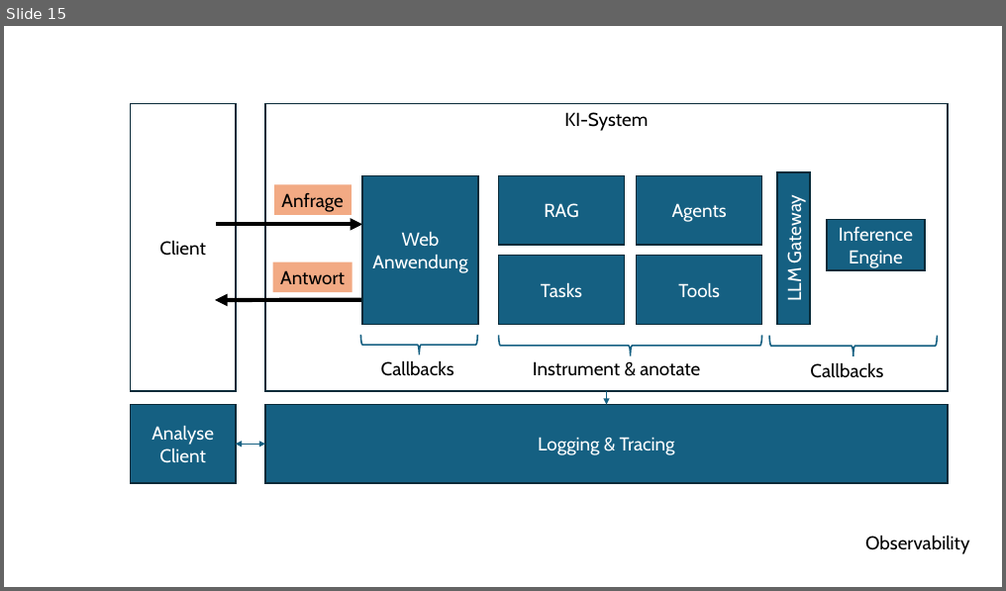
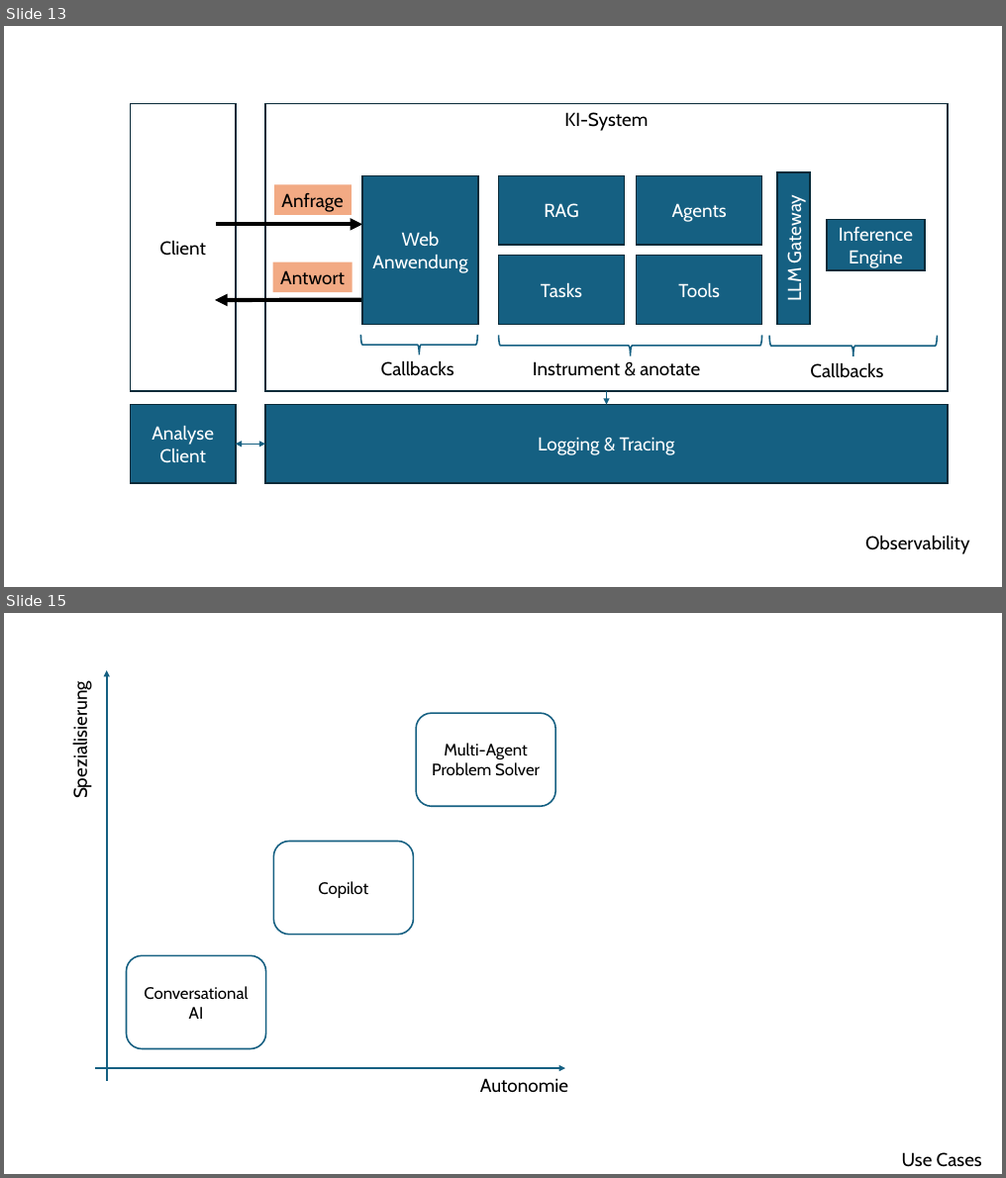
Before and after one commit to dneumnn/RAKIPOEV, a slide deck: RAKIPOEV-docs/docs/ppt/Building-Blocks.pptx. Shown one above the other, each under a label of ours: slide 15 before the commit, slides 13 and 15 after it; the slides between them are not shown. The pictures are 1006x591 and 1006x1178 pixels, drawn with LibreOffice and Linux fonts; fonts in the diff are those of the drawing. Boxes give left, top, right and bottom in pixels: in the first picture for what was removed or moved away, otherwise in the second. Text is boxed around its words. In the diff, an @@ line names an element or a change of style, - is before the commit and + after.

Commit message:
added KI patterns into use cases umsetzung

```diff
--- a/RAKIPOEV-docs/docs/ppt/Building-Blocks.pptx
+++ b/RAKIPOEV-docs/docs/ppt/Building-Blocks.pptx
@@ slide 15 added at (x1=4, y1=613, x2=1002, y2=1174), background #FFFFFF @@
@@ arrow added from (107, 1081) to (107, 670), #156082 1.5 pt @@
@@ text added at (x1=69, y1=692, x2=92, y2=796), 18 pt, text #000000 @@
+Spezialisierung
@@ rounded rectangle added at (x1=416, y1=713, x2=555, y2=807), outline #156082 1.5 pt, 16 pt, text #000000 @@
+Multi-Agent Problem Solver
@@ rounded rectangle added at (x1=273, y1=842, x2=414, y2=935), outline #156082 1.5 pt, 16 pt, text #000000 @@
+Copilot
@@ rounded rectangle added at (x1=126, y1=956, x2=266, y2=1050), outline #156082 1.5 pt, 16 pt, text #000000 @@
+Conversational AI
@@ arrow added from (94, 1069) to (565, 1069), #156082 1.5 pt @@
@@ text added at (x1=480, y1=1078, x2=568, y2=1093), 18 pt, text #000000 @@
+Autonomie
@@ text added at (x1=902, y1=1153, x2=982, y2=1167), 18 pt, text #000000 @@
+Use Cases
@@ what was slide 15 is now slide 13 @@
```
Also in this commit, not shown: 1 slide changed, 1 slide removed, 9 other files.
